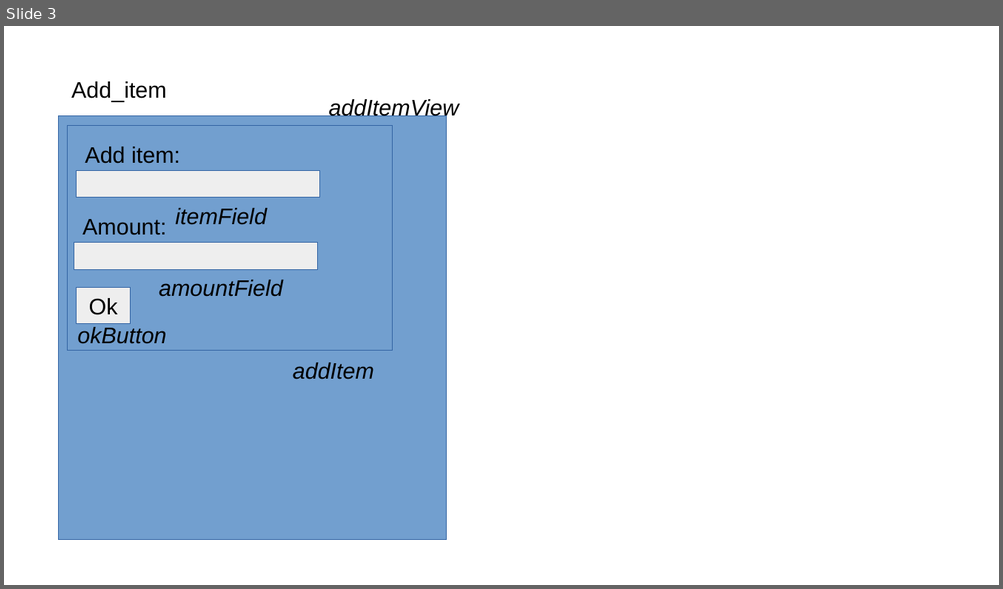
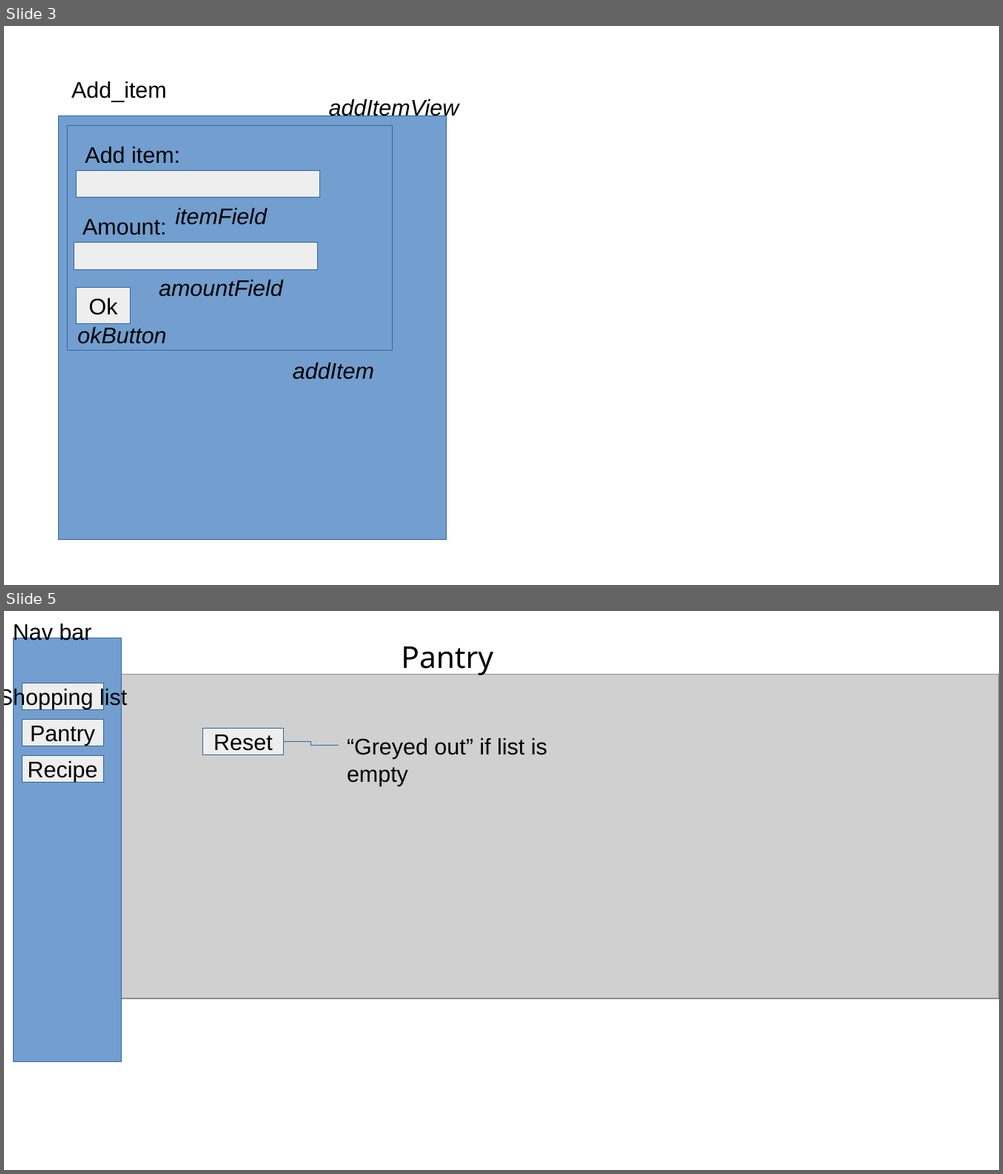
Before and after one commit to DramaCharles1/shopping-list, a slide deck: app_description.odp. Shown one above the other, each under a label of ours: slide 3 before the commit, slides 3 and 5 after it; the slides between them are not shown. The pictures are 1003x589 and 1003x1174 pixels, drawn with LibreOffice and Linux fonts; fonts in the diff are those of the drawing; grey boxes stand for pictures. Boxes give left, top, right and bottom in pixels: in the first picture for what was removed or moved away, otherwise in the second. Text is boxed around its words. In the diff, an @@ line names an element or a change of style, - is before the commit and + after.

```diff
--- a/app_description.odp
+++ b/app_description.odp
@@ slide 5 added at box(4, 611, 999, 1170), background #FFFFFF @@
@@ text added at box(13, 621, 92, 644), 18 pt, text #000000 @@
+Nav bar
@@ rectangle added at box(13, 638, 122, 1062), fill #729FCF, outline #3465A4 0 pt @@
@@ text added at box(401, 647, 493, 676), 24 pt, text #000000 @@
+Pantry
@@ picture added at box(67, 674, 999, 999) @@
@@ rectangle added at box(22, 684, 103, 710), fill #EEEEEE, outline #3465A4 0 pt, 18 pt, text #000000 @@
+Shopping list
@@ rectangle added at box(22, 719, 103, 746), fill #EEEEEE, outline #3465A4 0 pt, 18 pt, text #000000 @@
+Pantry
@@ rectangle added at box(202, 729, 284, 755), fill #EEEEEE, outline #3465A4 0 pt, 18 pt, text #000000 @@
+Reset
@@ elbow line added from (284, 742) to (338, 746), #3465A4 0 pt @@
@@ text added at box(347, 738, 547, 786), 18 pt, text #000000 @@
+“Greyed out” if list is empty
@@ rectangle added at box(22, 755, 103, 783), fill #EEEEEE, outline #3465A4 0 pt, 18 pt, text #000000 @@
+Recipe
```
Also in this commit, not shown: 4 other slides added.
